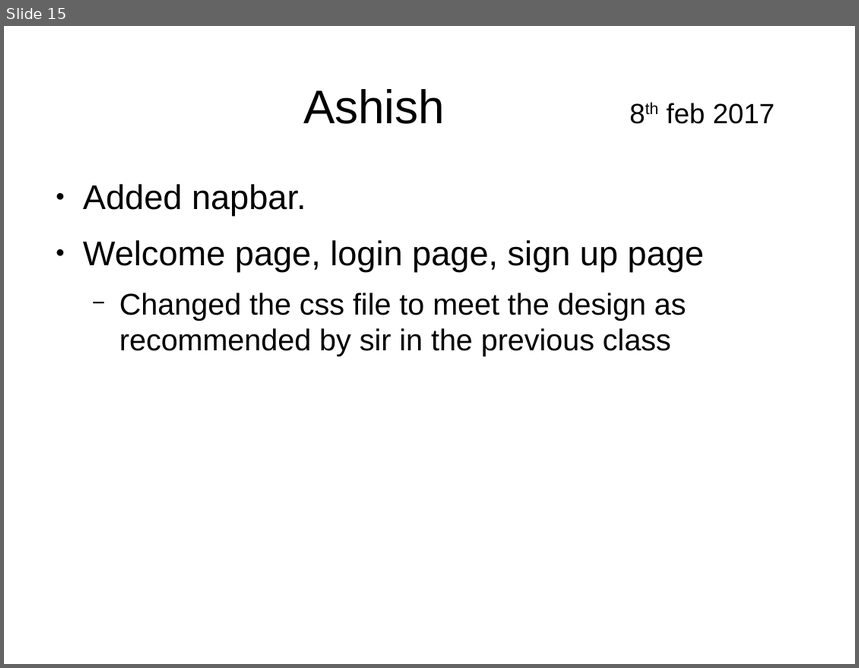
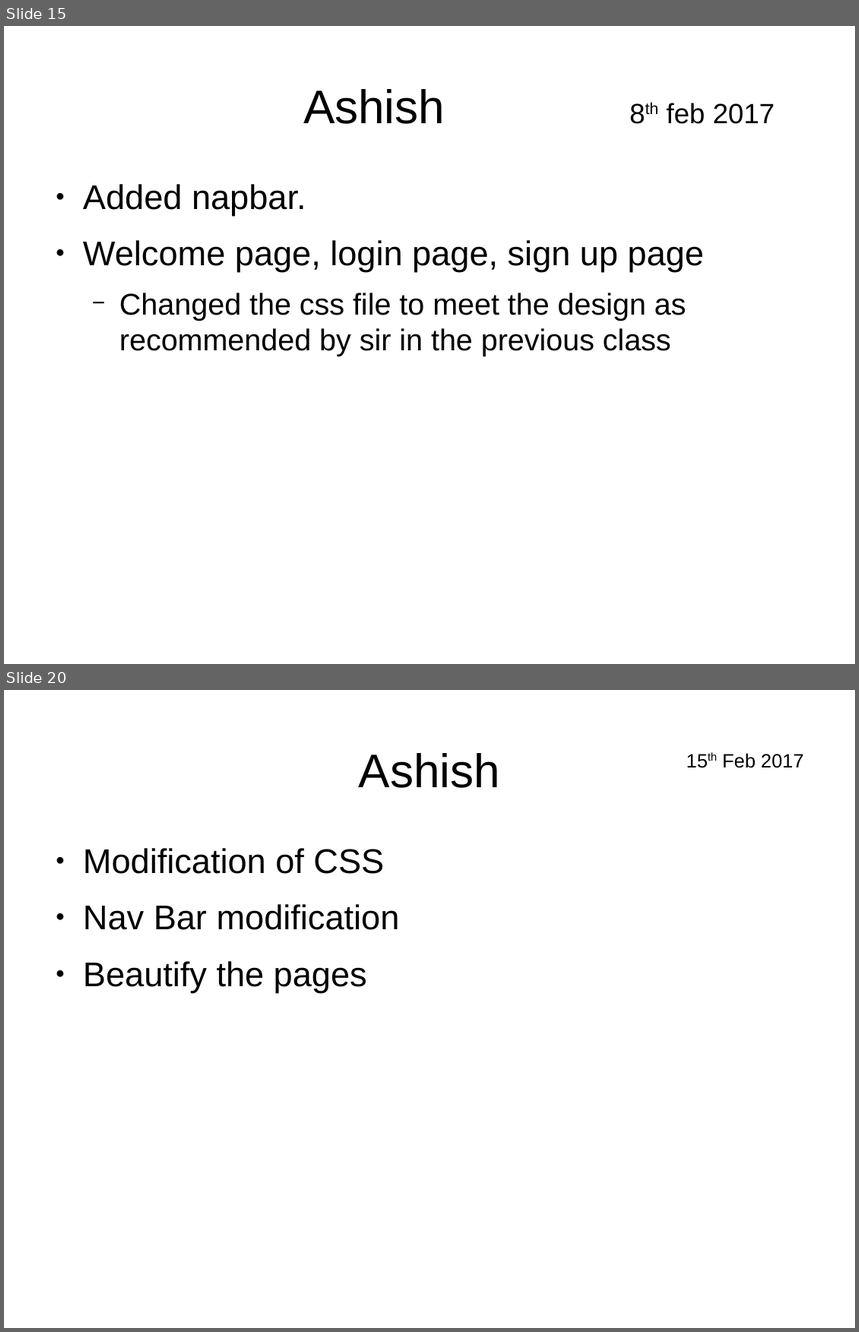
Before and after one commit to pandusonu2/WebTech, a slide deck: Presentation.odp. Shown one above the other, each under a label of ours: slide 15 before the commit, slides 15 and 20 after it; the slides between them are not shown. The pictures are 859x668 and 859x1332 pixels, drawn with LibreOffice and Linux fonts; fonts in the diff are those of the drawing. Boxes give left, top, right and bottom in pixels: in the first picture for what was removed or moved away, otherwise in the second. Text is boxed around its words. In the diff, an @@ line names an element or a change of style, - is before the commit and + after.

```diff
--- a/Presentation.odp
+++ b/Presentation.odp
@@ slide 20 added at [4, 690, 855, 1328], background #FFFFFF @@
@@ title added at [359, 753, 500, 788], 44 pt, text #000000 @@
+Ashish
@@ text added at [722, 753, 804, 768], 18 pt, text #000000 @@
+15th Feb 2017
@@ text added at [83, 848, 400, 992], 32 pt, text #000000 @@
+● Modification of CSS
+● Nav Bar modification
+● Beautify the pages
```
Also in this commit, not shown: 1 slide changed, 4 other slides added, 5 other files.
